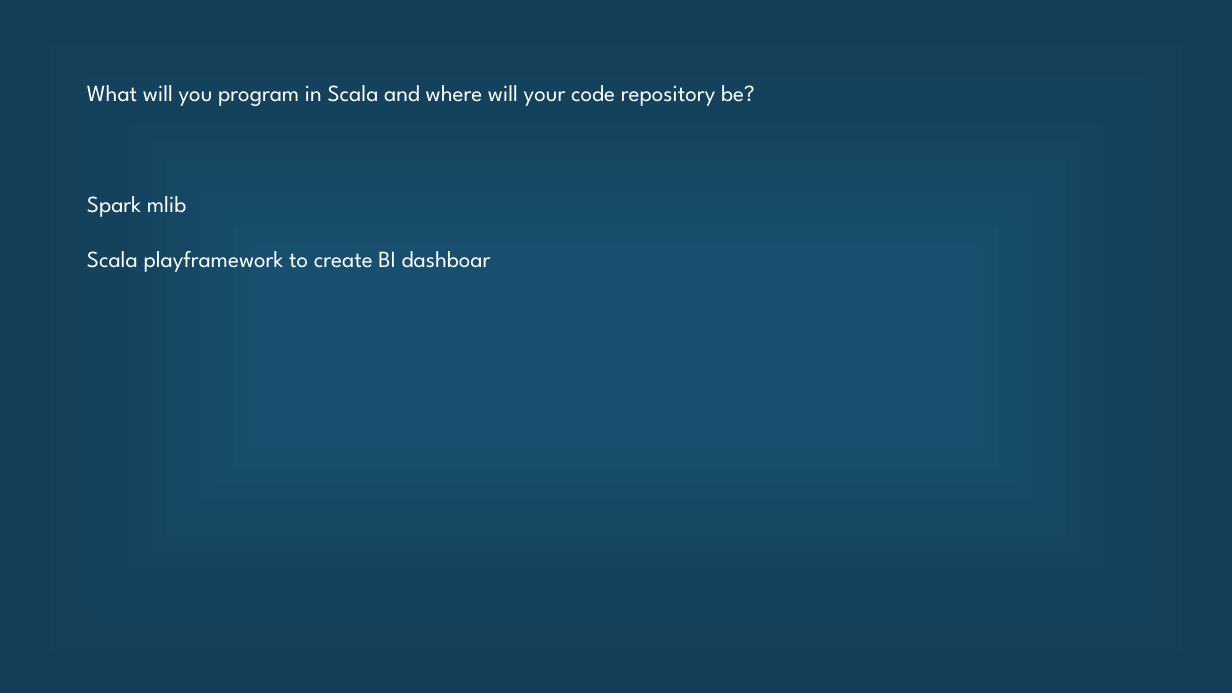
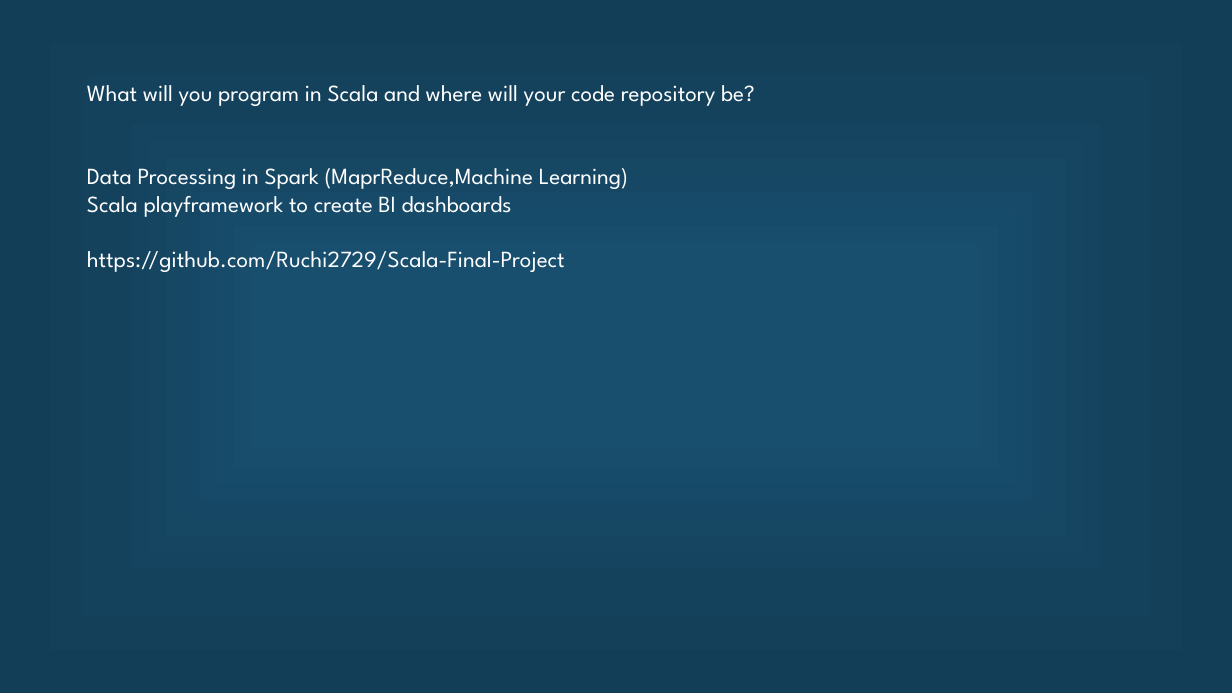
Before and after one commit to Ruchi2729/Scala-Final-Project, a slide deck: slide 6 of Final pre.pptx. Drawn at 1232x693 pixels with LibreOffice and Linux fonts; fonts in the diff are those of the drawing. Boxes give left, top, right and bottom in pixels: in the first picture for what was removed or moved away, otherwise in the second. Text is boxed around its words. In the diff, an @@ line names an element or a change of style, - is before the commit and + after.

```diff
--- a/Final pre.pptx
+++ b/Final pre.pptx
@@ text at (87, 168, 628, 272): text changed @@
-Spark mlib
-Scala playframework to create BI dashboar
+Data Processing in Spark (MaprReduce,Machine Learning)
+Scala playframework to create BI dashboards
+https://github.com/Ruchi2729/Scala-Final-Project
```
Also in this commit, not shown: 5 other slides changed.
